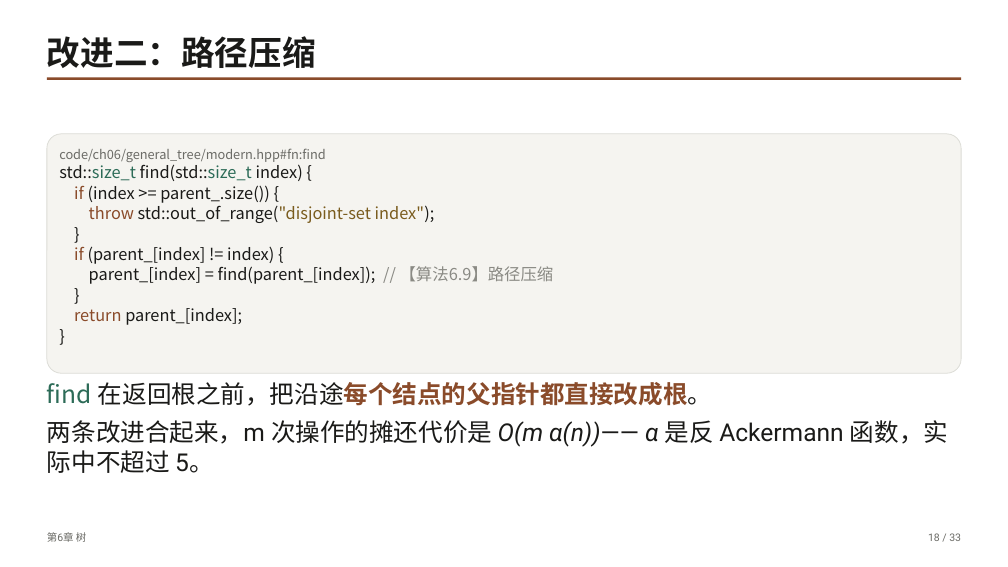
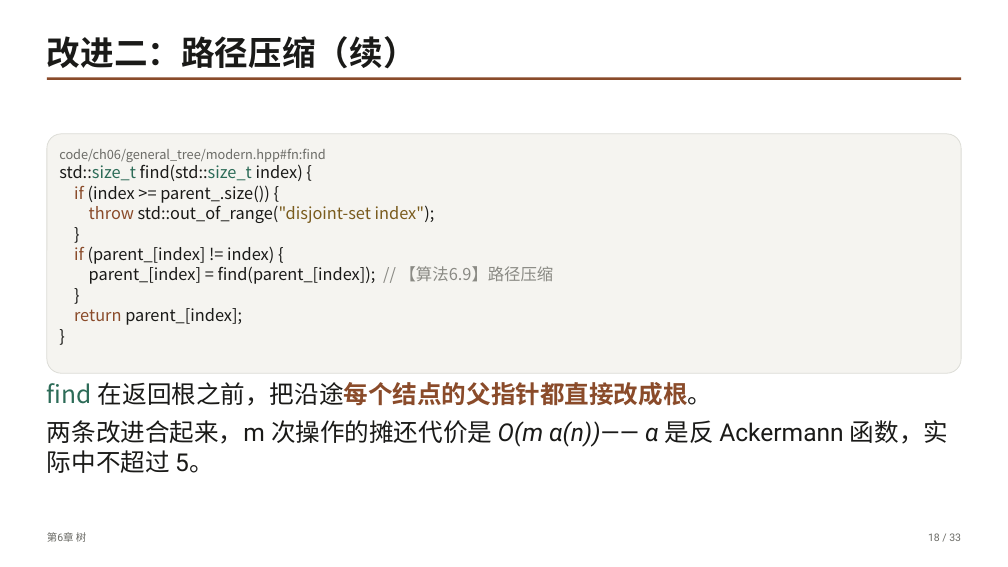
Before and after one commit to GMyhf/dsa-modernization, a slide deck: slide 18 of book/slides/pptx/ch06-tree.pptx. Drawn at 1008x567 pixels with LibreOffice and Linux fonts; fonts in the diff are those of the drawing. Boxes give left, top, right and bottom in pixels: in the first picture for what was removed or moved away, otherwise in the second. Text is boxed around its words. In the diff, an @@ line names an element or a change of style, - is before the commit and + after.

```diff
--- a/book/slides/pptx/ch06-tree.pptx
+++ b/book/slides/pptx/ch06-tree.pptx
@@ text at (47, 36, 417, 69): text changed @@
-改进二：路径压缩
+改进二：路径压缩（续）
```
Also in this commit, not shown: 1 other slide changed, 26 other files.
